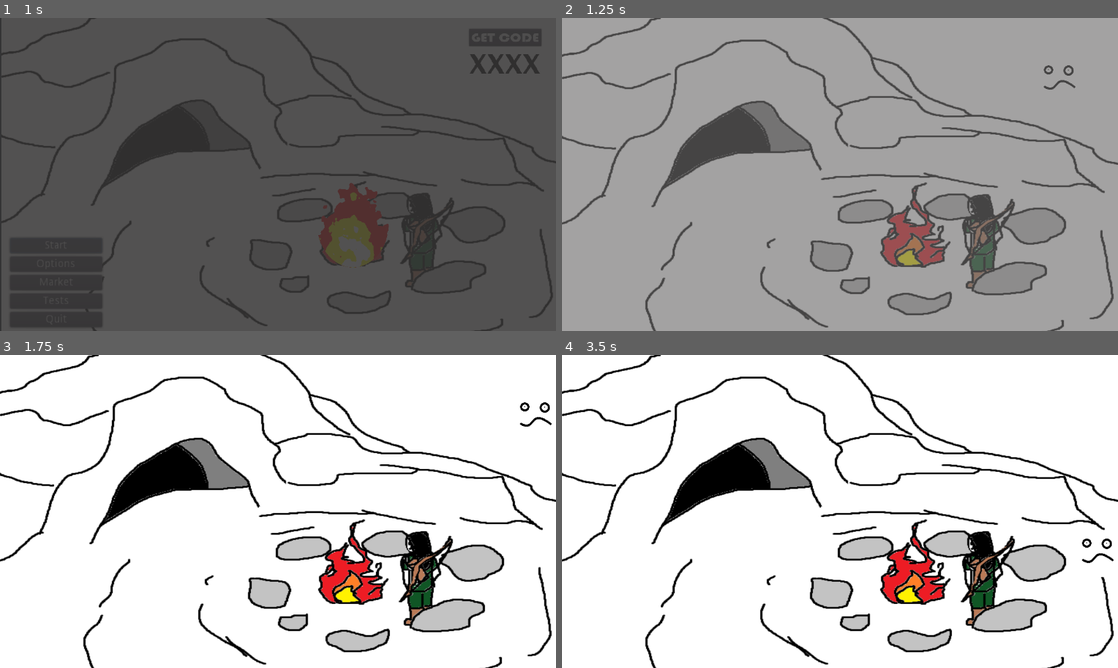
Above: before the commit, frames 1-4 (two rows, left to right).
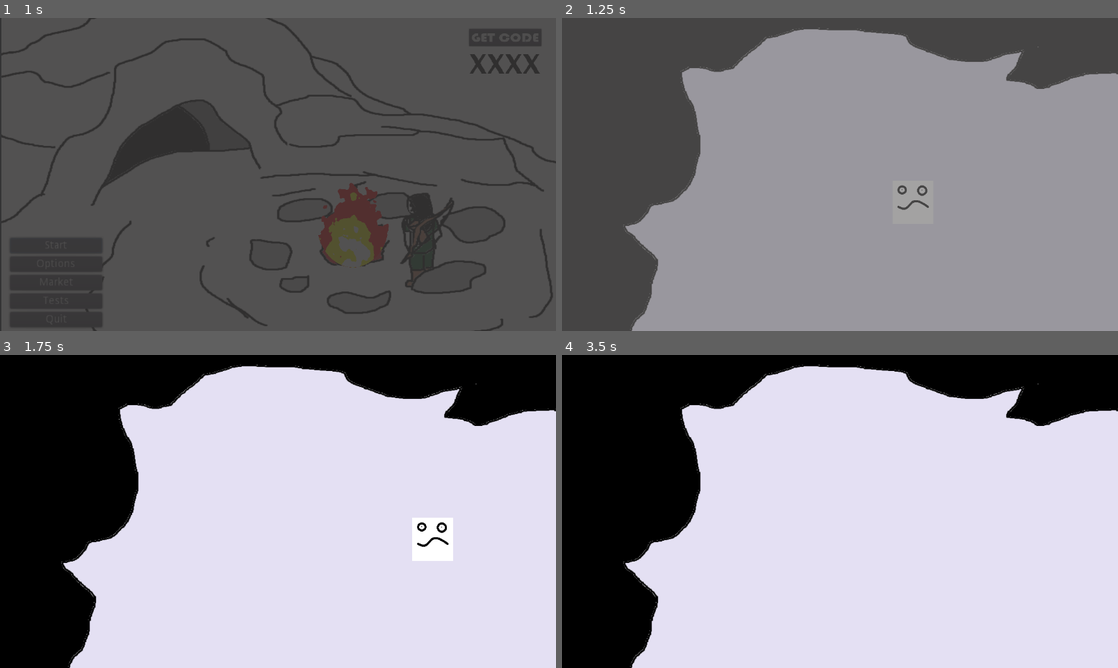
Above: after the commit, the same moments.

Repository: rwyndrum4/MENDAX
Game: Godot game, scene res://Scenes/mainMenu/mainMenu.tscn
Two runs of this game, one before a commit and one after it. Both use one fixed random seed, a clock stepped at 60 frames per second and the inputs below.
Inputs:
- Up to frame 1 (1 s): click "Start" at 0.5 s
- Up to frame 2 (1.25 s): no input
- Up to frame 3 (1.75 s): hold Right (ui_right) from 1.28 s (still down)
- Up to frame 4 (3.5 s): release Right (ui_right) at 2.03 s; hold Down (ui_down) 2.03-2.78 s; hold Right (ui_right) from 2.78 s (still down)

Frame 1 is identical in both runs. In frame 2, 38% of the frame differs, in the area x 0-100%, y 0-100%; in frame 3, 98%; in frame 4, 98%.

Commit message:
Create EntrySpace scene
Full entry test area map with collision. Temporarily hook up directly to start button

Diff:
--- a/game/Scenes/mainMenu/mainMenu.gd
+++ b/game/Scenes/mainMenu/mainMenu.gd
@@ -61,7 +61,7 @@
 */
 """
 func _on_Start_pressed():
-	SceneTrans.change_scene("res://Scenes/startArea/startArea.tscn")
+	SceneTrans.change_scene("res://Scenes/startArea/EntrySpace.tscn")
 
 """
 /*
--- /dev/null
+++ b/game/Scenes/startArea/EntrySpace.tscn
@@ -0,0 +1,45 @@
+[gd_scene load_steps=5 format=2]
+
+[ext_resource path="res://Assets/EntryAreaBackground.png" type="Texture" id=1]
+[ext_resource path="res://Scenes/startArea/PlayerCursor.gd" type="Script" id=2]
+[ext_resource path="res://Assets/playerCursor.png" type="Texture" id=3]
+
+[sub_resource type="RectangleShape2D" id=1]
+
+[node name="EntrySpace" type="Control"]
+
+[node name="TextureRect" type="TextureRect" parent="."]
+anchor_right = 1.0
+anchor_bottom = 1.0
+margin_right = -286.0
+margin_bottom = -35.0
+rect_scale = Vector2( 1.31642, 1.08664 )
+texture = ExtResource( 1 )
+stretch_mode = 1
+
+[node name="PlayerCursor" type="KinematicBody2D" parent="."]
+position = Vector2( 808, 424 )
+scale = Vector2( 0.939095, 1.00174 )
+script = ExtResource( 2 )
+__meta__ = {
+"_edit_group_": true
+}
+
+[node name="Sprite" type="Sprite" parent="PlayerCursor"]
+texture = ExtResource( 3 )
+
+[node name="CollisionShape2D" type="CollisionShape2D" parent="PlayerCursor"]
+scale = Vector2( 5, 4.97178 )
+shape = SubResource( 1 )
+
+[node name="StaticBody2D" type="StaticBody2D" parent="."]
+
+[node name="CollisionPolygon2D" type="CollisionPolygon2D" parent="StaticBody2D"]
+scale = Vector2( 1.22813, 1.11475 )
+polygon = PoolVector2Array( 625.341, 1392.24, 553.687, 1220, 514.604, 1176.95, 397.352, 1112.36, 254.045, 1090.83, 117.251, 1047.77, 71.6537, 961.651, 71.6537, 889.886, 104.223, 868.356, 104.223, 846.827, 91.1956, 825.297, 52.1117, 803.768, 32.5698, 796.591, 78.1676, 775.062, 97.7095, 739.179, 117.251, 681.767, 130.279, 660.238, 123.765, 645.885, 156.335, 602.826, 175.877, 495.178, 117.251, 430.59, 149.821, 416.237, 169.363, 380.354, 195.419, 380.354, 214.961, 366.001, 241.017, 344.472, 254.045, 308.589, 260.559, 258.354, 247.531, 186.589, 227.989, 143.53, 227.989, 107.647, 267.073, 100.471, 280.101, 107.647, 306.157, 107.647, 319.184, 100.471, 390.838, 35.8825, 403.866, 35.8825, 449.464, 21.5295, 508.09, 21.5295, 501.576, -7.1765, -6.51397, -7.1765, 0, 1406.59 )
+
+[node name="CollisionPolygon2D2" type="CollisionPolygon2D" parent="StaticBody2D"]
+polygon = PoolVector2Array( 1872, 304, 1896, 304, 1896, 0, 616, 0, 624, 24, 704, 32, 792, 40, 808, 64, 896, 96, 968, 96, 1064, 72, 1048, 120, 1024, 136, 1032, 144, 1080, 152, 1096, 160, 1120, 152, 1216, 128, 1280, 128, 1384, 144, 1536, 144, 1624, 184, 1688, 224, 1824, 280, 1840, 288, 1864, 272, 1880, 256 )
+
+[node name="CollisionPolygon2D3" type="CollisionPolygon2D" parent="StaticBody2D"]
+polygon = PoolVector2Array( 912, 1560, 912, 1488, 936, 1440, 984, 1408, 1136, 1360, 1312, 1304, 1304, 1256, 1240, 1256, 1224, 1224, 1248, 1200, 1328, 1160, 1512, 1104, 1640, 1056, 1656, 1000, 1744, 968, 1816, 960, 1888, 936, 1832, 840, 1832, 808, 1736, 744, 1736, 712, 1768, 680, 1824, 648, 1864, 600, 1856, 536, 1776, 504, 1752, 464, 1744, 440, 1744, 416, 1776, 408, 1824, 392, 1848, 368, 1848, 336, 1880, 304, 1896, 304, 1896, 1000, 1888, 1560 )
Binary file added: game/Assets/EntryAreaBackground.png
Not shown, added: game/Assets/EntryAreaBackground.png.import
Not shown, removed: game/Scenes/startArea/startArea.tscn.tmp
